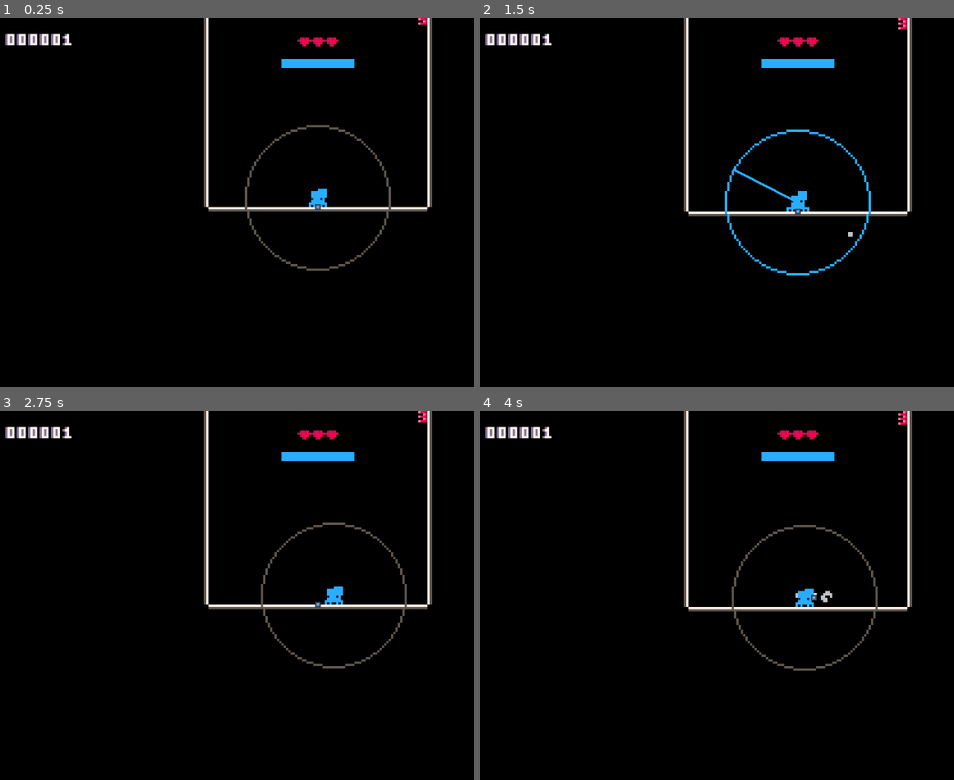
Above: before the commit, frames 1-4 (two rows, left to right).
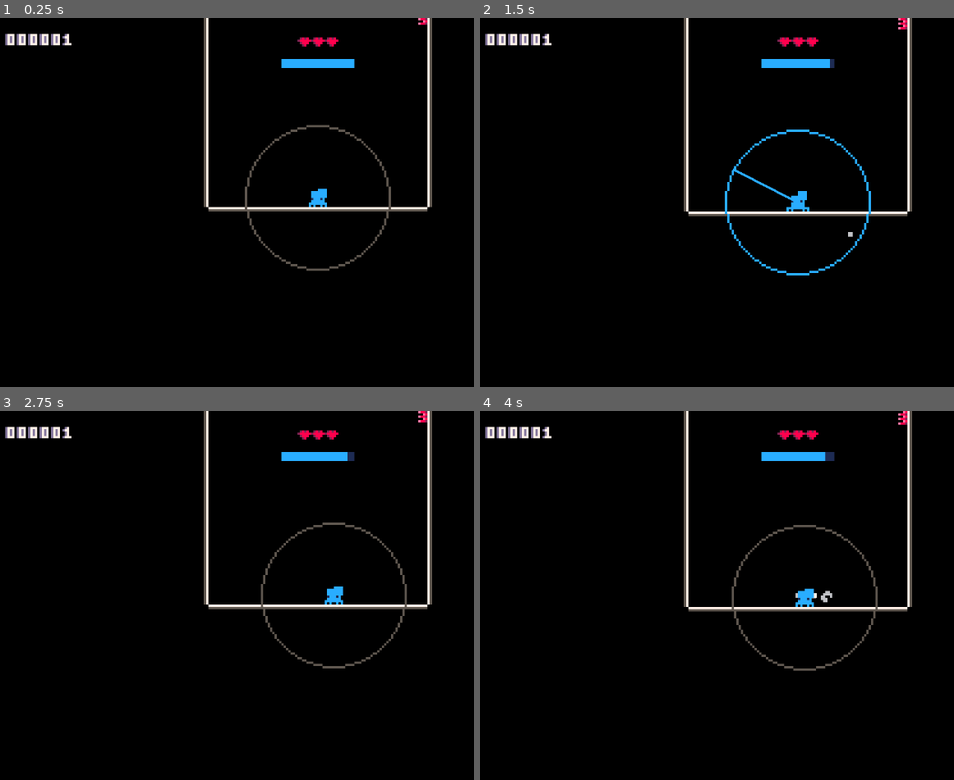
Above: after the commit, the same moments.

Repository: Flamenccio/spider-jump
Game: Godot game, scene res://scenes/game.tscn
The game is run twice, just before and just after one commit, with the same random seed, the same clock (stepped at 60 frames per second) and the same inputs. The engine's default icon, where the game draws it, is replaced by a stand-in: a white triangle on a blue panel in a dark square.
Inputs (mouse positions are in pixels of both pictures, inside the frame that each line leads up to):
- Up to frame 1 (0.25 s): no input
- Up to frame 2 (1.5 s): tap Enter at 0.5 s; move the mouse to (944, 184) at 0.52 s; press the mouse at (944, 184) at 0.53 s; hold D (move_right) 0.53-1.25 s; release the mouse at (944, 184) at 1.25 s; drag from (664, 220) to (797, 29) at 1.27 s
- Up to frame 3 (2.75 s): move the mouse to (383, 514) at 2.02 s; hold D (move_right) from 2.03 s (still down); tap Delete at 2.1 s
- Up to frame 4 (4 s): release D (move_right) at 2.75 s; drag from (764, 669) to (811, 599) at 2.77 s; move the mouse to (outside the picture) at 3.52 s; hold A (move_left) from 3.53 s (still down); tap V at 3.6 s

The runs differ from the first frame. In frame 1, less than 0.1% of the frame differs, in the area x 66-68%, y 50-52%; in frame 2, less than 0.1%; in frame 3, less than 0.1%; in frame 4, less than 0.1%, in the area x 69-75%, y 11-52%.

Commit message:
fix bug
when player died by hitting spikes and falling, the 'ko' state machine condition was not reset
and they respawned ko'd

Diff:
--- a/scenes/game.tscn
+++ b/scenes/game.tscn
@@ -32,7 +32,6 @@
 [node name="Game" type="Node2D" node_paths=PackedStringArray("_player")]
 script = ExtResource("1_264po")
 _base_stamina_drain_amount = 0.033
-debug = true
 _player = NodePath("Player")
 
 [node name="GlobalSpawner" type="Node2D" parent="."]
@@ -104,7 +103,6 @@
 
 [node name="PlayerStats" type="Node" parent="."]
 script = ExtResource("17_gxtfn")
-debug = true
 
 [node name="PullDragline" type="Line2D" parent="." node_paths=PackedStringArray("_fixed_endpoint")]
 width = 1.0
@@ -117,6 +115,7 @@
 script = ExtResource("20_1kice")
 
 [node name="Sprite2D" type="Sprite2D" parent="PlayerSafeSpot"]
+visible = false
 scale = Vector2(0.0195312, 0.0195312)
 texture = SubResource("AtlasTexture_264po")
 
--- a/scenes/player.tscn
+++ b/scenes/player.tscn
@@ -722,6 +722,7 @@
 [connection signal="land_on_normal" from="CollisionHandler" to="Particles/ParticleEmitter" method="spawn_dust"]
 [connection signal="land_on_slip" from="CollisionHandler" to="StateMachine" method="set_property" binds= ["ground_type", "slip"]]
 [connection signal="leave_ground" from="CollisionHandler" to="StateMachine" method="set_property" binds= ["ground_type", "air"]]
+[connection signal="player_recovered" from="SafeState" to="StateMachine" method="set_property" binds= ["ko", false]]
 [connection signal="safe_spot_updated" from="SafeState" to="." method="_on_safe_spot_set"]
 [connection signal="climb_started" from="LedgeClimb" to="StateMachine" method="set_property" binds= ["climb", true]]
 [connection signal="climbed_around_ledge" from="LedgeClimb" to="StateMachine/Climb" method="set_climb_target"]
--- a/scripts/game/game_manager.gd
+++ b/scripts/game/game_manager.gd
@@ -7,8 +7,6 @@
 ## Base amount of stamina drained per second, from 0.0 - 1.0
 @export var _base_stamina_drain_amount: float = 0.0
 var _stamina_drain_amount: float = 0.0
-
-@export var debug: bool
 
 @export var _player: Node2D
 
@@ -25,7 +23,6 @@
 
 
 func _process(delta: float) -> void:
-	if not debug:
-		stamina_drained.emit(_stamina_drain_amount * delta * -1)
+	stamina_drained.emit(_stamina_drain_amount * delta * -1)
 	var point = floori(_player.global_position.y / _PIXEL_PER_POINT)
 	score_updated.emit(point)
--- a/scripts/player/player_stats.gd
+++ b/scripts/player/player_stats.gd
@@ -48,6 +48,8 @@
 
 
 func change_stamina(amount: float) -> void:
+	if debug:
+		return
 	stamina = clampf(stamina + amount, _MIN_STAMINA, _MAX_STAMINA)
 	stamina_updated.emit(stamina)
 	if stamina <= _MIN_STAMINA:
--- a/scripts/player/safe_state.gd
+++ b/scripts/player/safe_state.gd
@@ -4,6 +4,7 @@
 """
 
 signal safe_spot_updated(pos: Vector2)
+signal player_recovered()
 
 @export var _player: CharacterBody2D
 @export var _danger_shapecast: ShapeCastCheck
@@ -45,6 +46,7 @@
 	_player.global_position = _position
 	_player.rotation = _rotation
 	_player.velocity = Vector2.ZERO
+	player_recovered.emit()
 
 
 func _safe_spot_updated(in_screen: bool) -> void:
